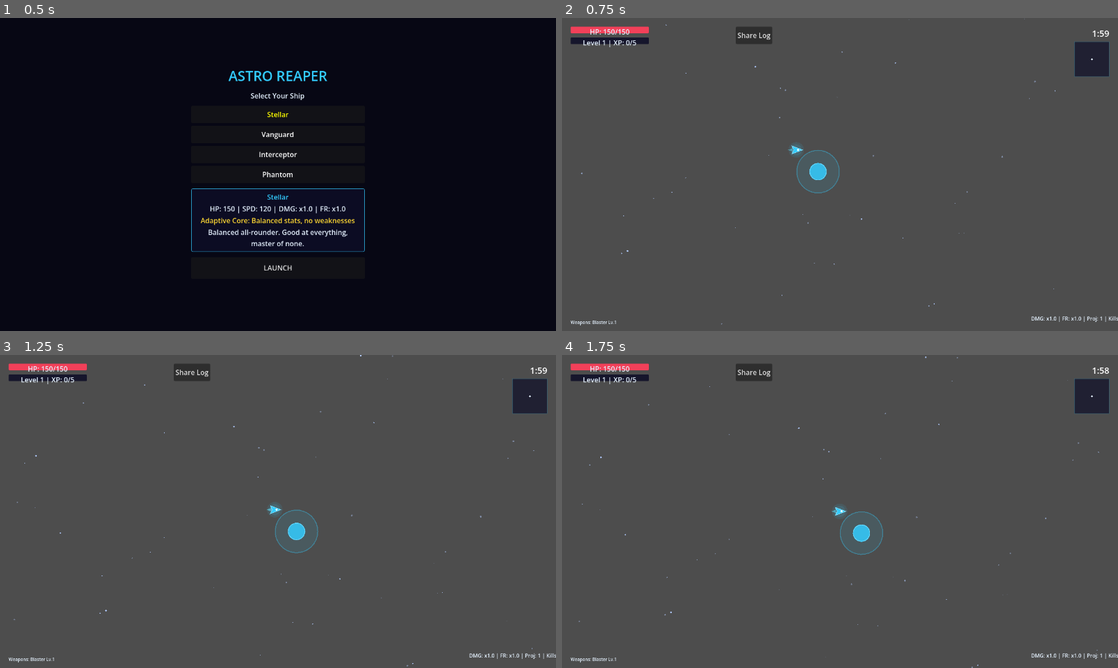
Above: before the commit, frames 1-4 (two rows, left to right).
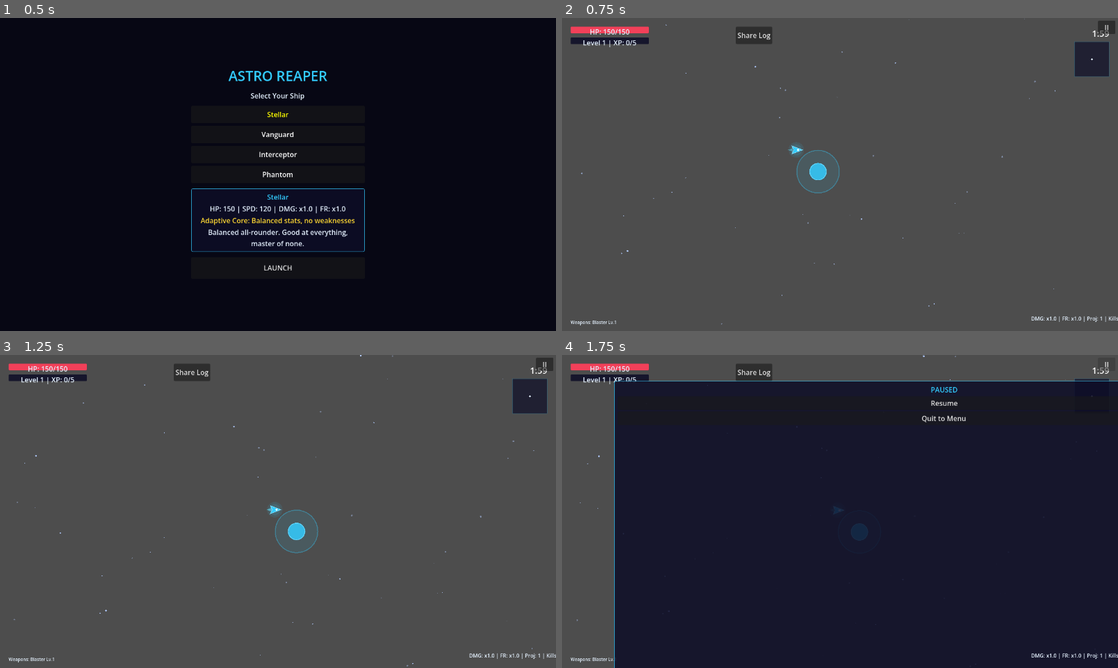
Above: after the commit, the same moments.

Repository: jlromgaz/Astro-Reaper
Game: Godot game, scene res://scenes/ui/main_menu.tscn
Same seed, same stepped clock (60 frames per second), same inputs: the game is played once before the commit and once after it.
Inputs (mouse positions are in pixels of both pictures, inside the frame that each line leads up to):
- Up to frame 1 (0.5 s): no input
- Up to frame 2 (0.75 s): click "LAUNCH" at 0.5 s
- Up to frame 3 (1.25 s): no input
- Up to frame 4 (1.75 s): click (1106, 364) at 1.25 s, where only the run after the commit has a clickable "II"

Frame 1 is identical in both runs. In frame 2, 0.1% of the frame differs, in the area x 96-100%, y 0-6%; in frame 3, 0.1%; in frame 4, 83%, in the area x 2-100%, y 0-100%.

Commit message:
feat(game): pause system with ESC key and touch button

Diff:
--- a/scenes/ui/hud.tscn
+++ b/scenes/ui/hud.tscn
@@ -210,6 +210,44 @@
 layout_mode = 2
 text = "Menu"
 
+[node name="PauseBtn" type="Button" parent="."]
+anchors_preset = 1
+anchor_left = 1.0
+anchor_right = 1.0
+offset_left = -46.0
+offset_top = 6.0
+offset_right = -6.0
+offset_bottom = 34.0
+text = "II"
+
+[node name="PausePanel" type="PanelContainer" parent="."]
+visible = false
+anchors_preset = 15
+anchor_right = 1.0
+anchor_bottom = 1.0
+offset_left = 120.0
+offset_top = 60.0
+offset_right = 360.0
+offset_bottom = 210.0
+theme_override_styles/panel = SubResource("StyleBoxFlat_panel")
+
+[node name="VBox" type="VBoxContainer" parent="PausePanel"]
+layout_mode = 2
+
+[node name="Title" type="Label" parent="PausePanel/VBox"]
+layout_mode = 2
+theme_override_colors/font_color = Color(0.2, 0.8, 1, 1)
+text = "PAUSED"
+horizontal_alignment = 1
+
+[node name="ResumeBtn" type="Button" parent="PausePanel/VBox"]
+layout_mode = 2
+text = "Resume"
+
+[node name="QuitBtn" type="Button" parent="PausePanel/VBox"]
+layout_mode = 2
+text = "Quit to Menu"
+
 [node name="DebugPanel" type="HBoxContainer" parent="."]
 visible = false
 offset_left = 400.0
--- a/scripts/core/game_manager.gd
+++ b/scripts/core/game_manager.gd
@@ -3,7 +3,7 @@
 ## Tracks run timer. Coordinates pause on level-up.
 ## Holds selected ship data for the current run.
 
-enum State { MENU, PLAYING, PAUSED_LEVEL_UP, GAME_OVER, VICTORY }
+enum State { MENU, PLAYING, PAUSED_LEVEL_UP, GAME_OVER, VICTORY, PAUSED }
 
 var current_state: State = State.MENU
 var run_time: float = 0.0
@@ -44,6 +44,19 @@
 func win_game() -> void:
 	end_game("victory")
 	EventBus.victory.emit()
+
+
+func toggle_pause() -> void:
+	if current_state == State.PLAYING:
+		current_state = State.PAUSED
+		get_tree().paused = true
+		EventBus.game_paused.emit()
+		DebugLog.log_info("GAME", "Paused by player")
+	elif current_state == State.PAUSED:
+		current_state = State.PLAYING
+		get_tree().paused = false
+		EventBus.game_resumed.emit()
+		DebugLog.log_info("GAME", "Resumed by player")
 
 
 func go_to_menu() -> void:
--- a/scripts/ui/hud.gd
+++ b/scripts/ui/hud.gd
@@ -13,6 +13,10 @@
 @onready var game_over_summary: Label = $GameOverPanel/VBox/Summary
 @onready var restart_btn: Button = $GameOverPanel/VBox/RestartBtn
 @onready var play_again_btn: Button = $GameOverPanel/VBox/PlayAgainBtn
+@onready var pause_btn: Button = $PauseBtn
+@onready var pause_panel: PanelContainer = $PausePanel
+@onready var resume_btn: Button = $PausePanel/VBox/ResumeBtn
+@onready var pause_quit_btn: Button = $PausePanel/VBox/QuitBtn
 @onready var debug_panel: HBoxContainer = $DebugPanel
 @onready var share_log_btn: Button = $DebugPanel/ShareLogBtn
 @onready var damage_popup: Label = $DamagePopup
@@ -35,6 +39,10 @@
 	debug_panel.visible = OS.is_debug_build()
 	restart_btn.pressed.connect(_on_restart)
 	play_again_btn.pressed.connect(_on_play_again)
+	pause_panel.visible = false
+	pause_btn.pressed.connect(_on_pause_toggle)
+	resume_btn.pressed.connect(_on_pause_toggle)
+	pause_quit_btn.pressed.connect(_on_restart)
 	if debug_panel.visible:
 		share_log_btn.pressed.connect(_on_share_log)
 	EventBus.player_spawned.connect(_on_player_spawned)
@@ -317,6 +325,19 @@
 	get_tree().change_scene_to_file("res://scenes/main/main.tscn")
 
 
+func _on_pause_toggle() -> void:
+	GameManager.toggle_pause()
+	pause_panel.visible = GameManager.current_state == GameManager.State.PAUSED
+
+
+func _unhandled_input(event: InputEvent) -> void:
+	if not event.is_action_pressed("ui_cancel"):
+		return
+	var state: GameManager.State = GameManager.current_state
+	if state == GameManager.State.PLAYING or state == GameManager.State.PAUSED:
+		_on_pause_toggle()
+
+
 func _update_stats() -> void:
 	if not _player or not _player.has_method("get_stats"):
 		return
--- /dev/null
+++ b/tests/unit/test_pause.gd
@@ -0,0 +1,60 @@
+extends GutTest
+## Tests for the pause system: GameManager state toggle and HUD pause panel.
+
+const HUD_SCENE := preload("res://scenes/ui/hud.tscn")
+
+
+func after_each() -> void:
+	get_tree().paused = false
+	GameManager.current_state = GameManager.State.MENU
+
+
+## --- GameManager.toggle_pause ---
+
+func test_toggle_pause_from_playing_pauses_tree() -> void:
+	GameManager.current_state = GameManager.State.PLAYING
+	GameManager.toggle_pause()
+	assert_eq(GameManager.current_state, GameManager.State.PAUSED)
+	assert_true(get_tree().paused, "Tree must pause when entering PAUSED state")
+
+
+func test_toggle_pause_twice_resumes() -> void:
+	GameManager.current_state = GameManager.State.PLAYING
+	GameManager.toggle_pause()
+	GameManager.toggle_pause()
+	assert_eq(GameManager.current_state, GameManager.State.PLAYING)
+	assert_false(get_tree().paused, "Tree must resume on second toggle")
+
+
+func test_toggle_pause_is_noop_outside_gameplay() -> void:
+	GameManager.current_state = GameManager.State.MENU
+	GameManager.toggle_pause()
+	assert_eq(GameManager.current_state, GameManager.State.MENU)
+	assert_false(get_tree().paused, "Pause must not trigger from the menu")
+
+
+## --- HUD wiring ---
+
+func test_hud_pause_panel_hidden_by_default() -> void:
+	var hud: CanvasLayer = add_child_autofree(HUD_SCENE.instantiate())
+	await get_tree().process_frame
+	assert_true(hud.pause_panel is PanelContainer)
+	assert_false(hud.pause_panel.visible)
+
+
+func test_hud_pause_buttons_are_wired() -> void:
+	var hud: CanvasLayer = add_child_autofree(HUD_SCENE.instantiate())
+	await get_tree().process_frame
+	assert_true(hud.pause_btn.pressed.is_connected(hud._on_pause_toggle))
+	assert_true(hud.resume_btn.pressed.is_connected(hud._on_pause_toggle))
+	assert_true(hud.pause_quit_btn.pressed.is_connected(hud._on_restart))
+
+
+func test_pause_toggle_shows_and_hides_panel() -> void:
+	var hud: CanvasLayer = add_child_autofree(HUD_SCENE.instantiate())
+	await get_tree().process_frame
+	GameManager.current_state = GameManager.State.PLAYING
+	hud._on_pause_toggle()
+	assert_true(hud.pause_panel.visible, "Panel must show when pausing")
+	hud._on_pause_toggle()
+	assert_false(hud.pause_panel.visible, "Panel must hide when resuming")
